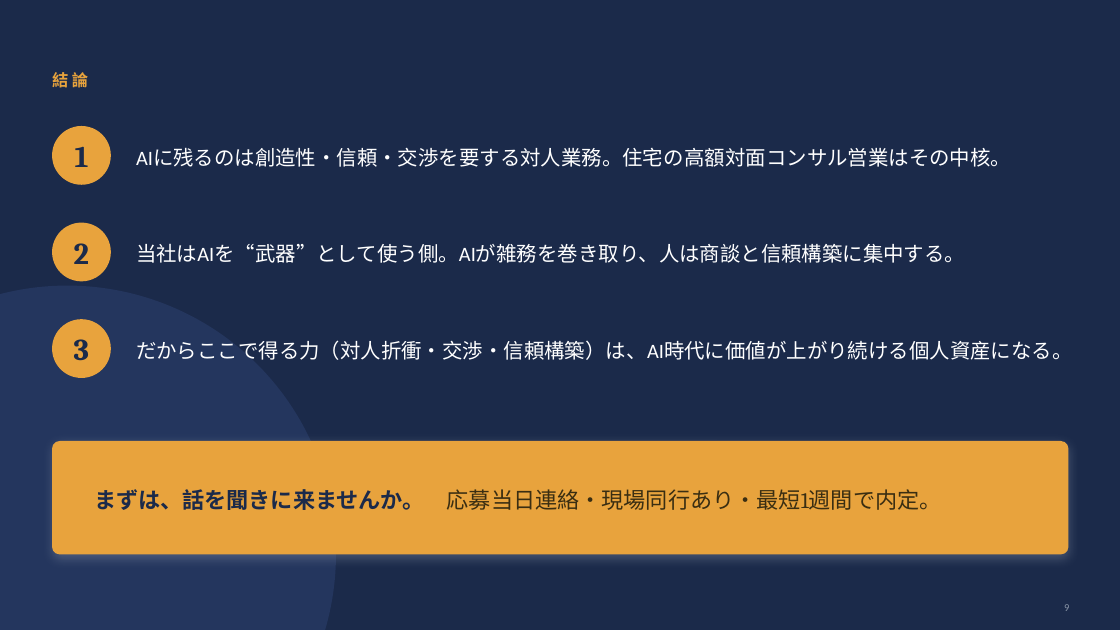
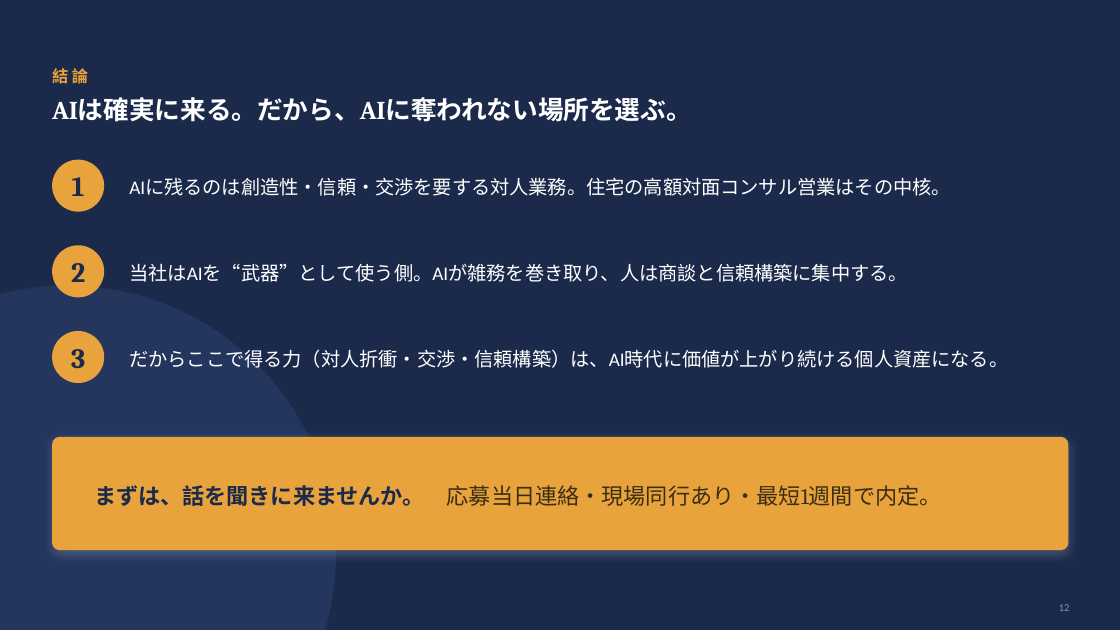
Before and after one commit to miyakumic/HRrecord, a slide deck: slide 12 of docs/ai-era-appeal-pitch-deck.pptx (slide 9 before the commit). Drawn at 1120x630 pixels with LibreOffice and Linux fonts; fonts in the diff are those of the drawing. Boxes give left, top, right and bottom in pixels: in the first picture for what was removed or moved away, otherwise in the second. Text is boxed around its words. In the diff, an @@ line names an element or a change of style, - is before the commit and + after.

```diff
--- a/docs/ai-era-appeal-pitch-deck.pptx
+++ b/docs/ai-era-appeal-pitch-deck.pptx
@@ text added at box(52, 97, 692, 122), 22 pt, text #FFFFFF, bold @@
+AIは確実に来る。だから、AIに奪われない場所を選ぶ。
@@ size 26 to 24 pt in 3 elements at box(71, 349, 85, 369), box(71, 263, 85, 282), box(72, 177, 85, 196) @@
@@ text "1": place and size @@
-text "1" at box(75, 146, 89, 167)
+text "1" at box(72, 177, 85, 196)
@@ ellipse: place and size @@
-ellipse at box(52, 126, 111, 185)
+ellipse at box(52, 160, 104, 212)
@@ size 17.5 to 16.5 pt; line spacing 24pt to 23pt in 3 elements at box(129, 349, 1008, 368), box(129, 263, 908, 282), box(129, 178, 951, 196) @@
@@ text "AIに残るのは創造性・信頼・交渉を要する対人業務。住宅の高額対面コンサル営業はその中核。": place and size @@
-text "AIに残るのは創造性・信頼・交渉を要する対人業務。住宅の高額対面コンサル営業はその中核。" at box(136, 148, 1011, 167)
+text "AIに残るのは創造性・信頼・交渉を要する対人業務。住宅の高額対面コンサル営業はその中核。" at box(129, 178, 951, 196)
@@ text "当社はAIを“武器”として使う側。AIが雑務を巻き取り、人は商談と信頼構築に集中する。": place and size @@
-text "当社はAIを“武器”として使う側。AIが雑務を巻き取り、人は商談と信頼構築に集中する。" at box(136, 244, 965, 263)
+text "当社はAIを“武器”として使う側。AIが雑務を巻き取り、人は商談と信頼構築に集中する。" at box(129, 263, 908, 282)
@@ text "2": place and size @@
-text "2" at box(74, 243, 89, 264)
+text "2" at box(71, 263, 85, 282)
@@ ellipse: place and size @@
-ellipse at box(52, 223, 111, 281)
+ellipse at box(52, 245, 104, 297)
@@ text "だからここで得る力（対人折衝・交渉・信頼構築）は、AI時代に価値が上がり続ける個人資産になる。": place and size @@
-text "だからここで得る力（対人折衝・交渉・信頼構築）は、AI時代に価値が上がり続ける個人資産になる。" at box(136, 340, 1073, 360)
+text "だからここで得る力（対人折衝・交渉・信頼構築）は、AI時代に価値が上がり続ける個人資産になる。" at box(129, 349, 1008, 368)
@@ text "3": place and size @@
-text "3" at box(74, 339, 89, 361)
+text "3" at box(71, 349, 85, 369)
@@ ellipse: place and size @@
-ellipse at box(52, 319, 111, 378)
+ellipse at box(52, 331, 104, 383)
@@ 2 texts, 1 rounded rectangle: place and size @@
-2 texts, 1 rounded rectangle at box(52, 72, 1069, 555)
+2 texts, 1 rounded rectangle at box(52, 68, 1069, 550)
@@ text at box(1059, 604, 1070, 611): text changed @@
-9
+12
```
Also in this commit, not shown: 8 other slides changed, 3 slides added, 1 other file.
